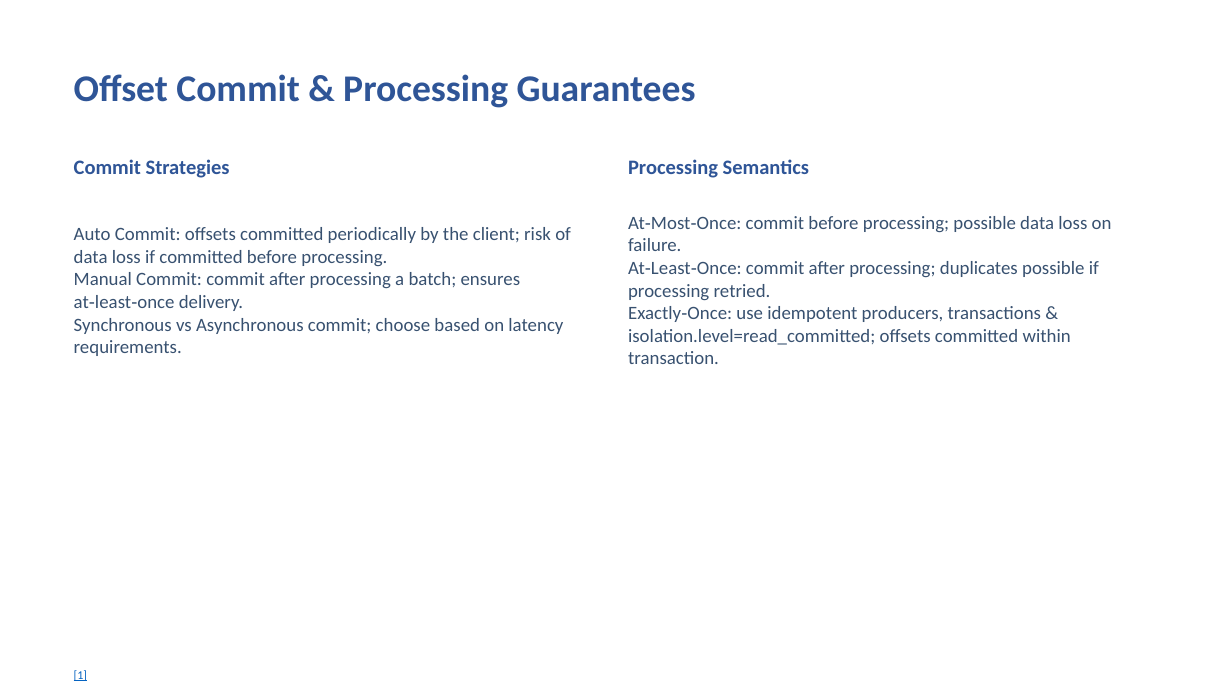
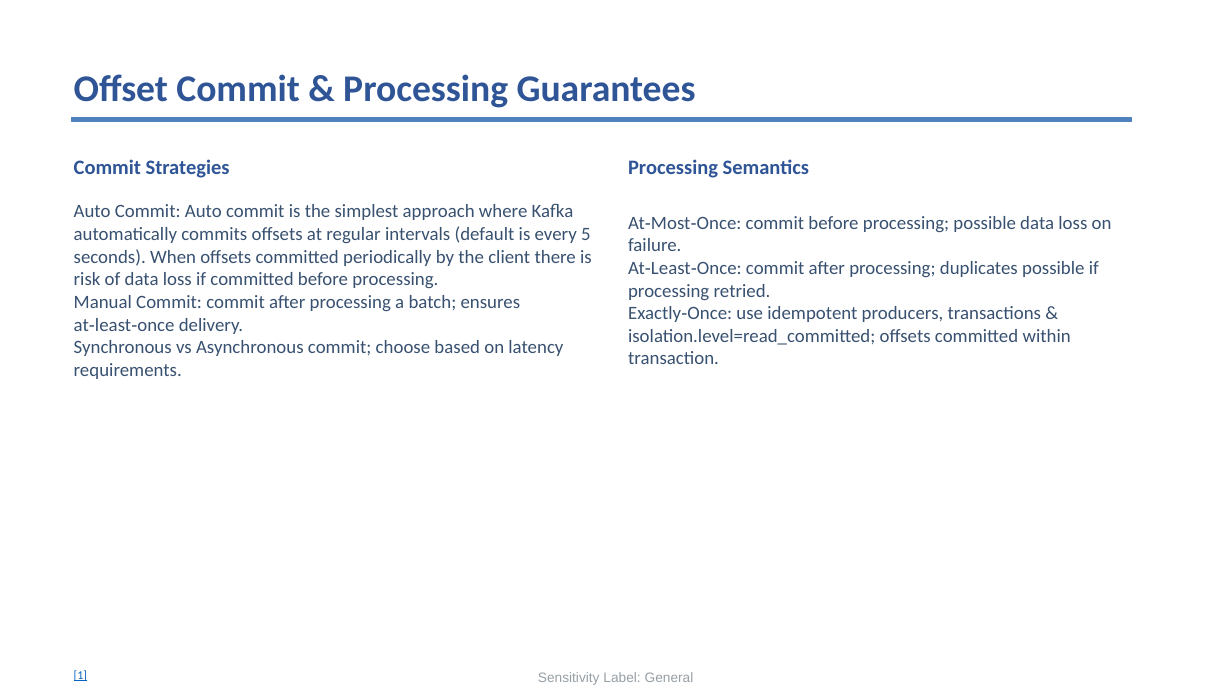
Before and after one commit to Icynima/Medallion-pipeline, a slide deck: slide 17 of Week_01/Day_03/Slides/Day_03_Slides.pptx (slide 12 before the commit). Drawn at 1232x694 pixels with LibreOffice and Linux fonts; fonts in the diff are those of the drawing. Boxes give left, top, right and bottom in pixels: in the first picture for what was removed or moved away, otherwise in the second. Text is boxed around its words. In the diff, an @@ line names an element or a change of style, - is before the commit and + after.

```diff
--- a/Week_01/Day_03/Slides/Day_03_Slides.pptx
+++ b/Week_01/Day_03/Slides/Day_03_Slides.pptx
@@ rectangle added at (x1=71, y1=118, x2=1131, y2=122), fill #4F81BD, outline #4F81BD 0.5 pt @@
@@ text at (x1=74, y1=203, x2=592, y2=288): text changed @@
-Auto Commit: offsets committed periodically by the client; risk of data loss if committed before processing.
+Auto Commit: Auto commit is the simplest approach where Kafka automatically commits offsets at regular intervals (default is every 5 seconds). When offsets committed periodically by the client there is risk of data loss if committed before processing.
@@ text added at (x1=538, y1=672, x2=694, y2=685), 8 pt, text #2E404D at 50% opacity @@
+Sensitivity Label: General
```
Also in this commit, not shown: 70 other slides changed, 7 slides added, 1 slide removed, 5 other files.
